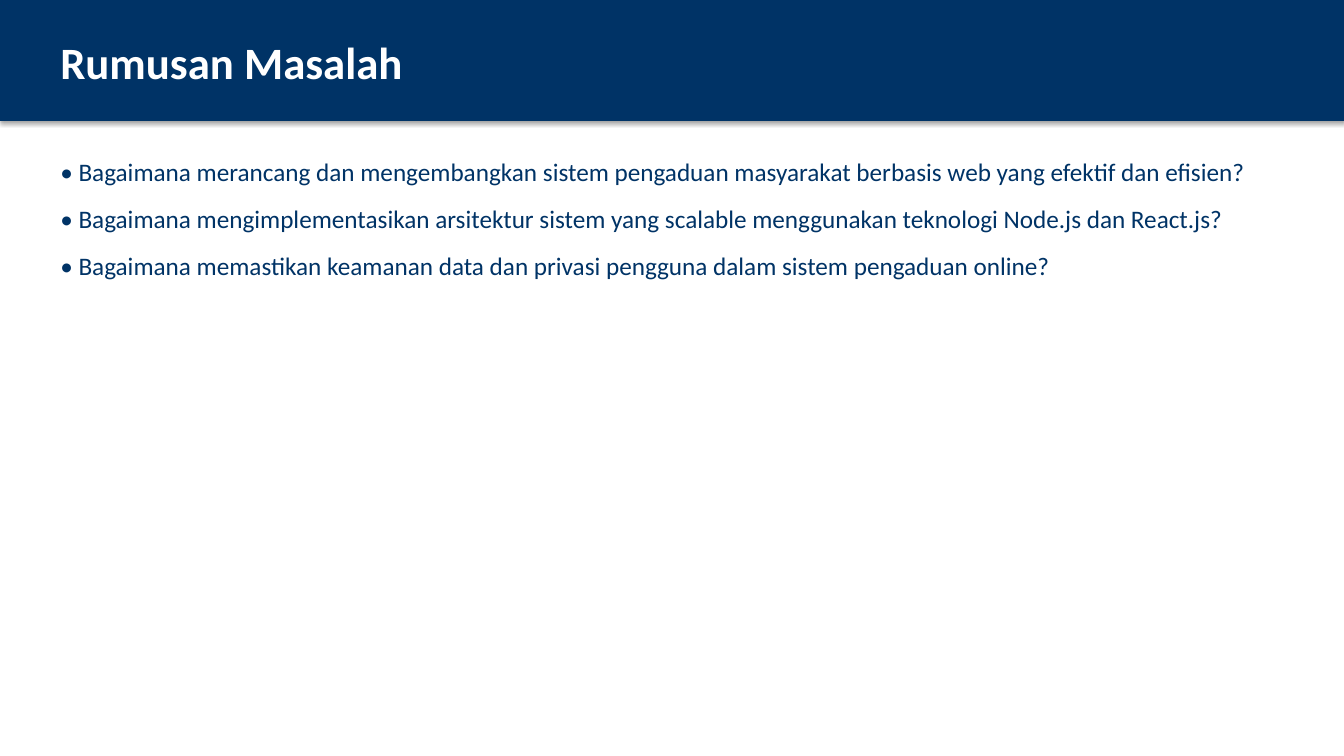
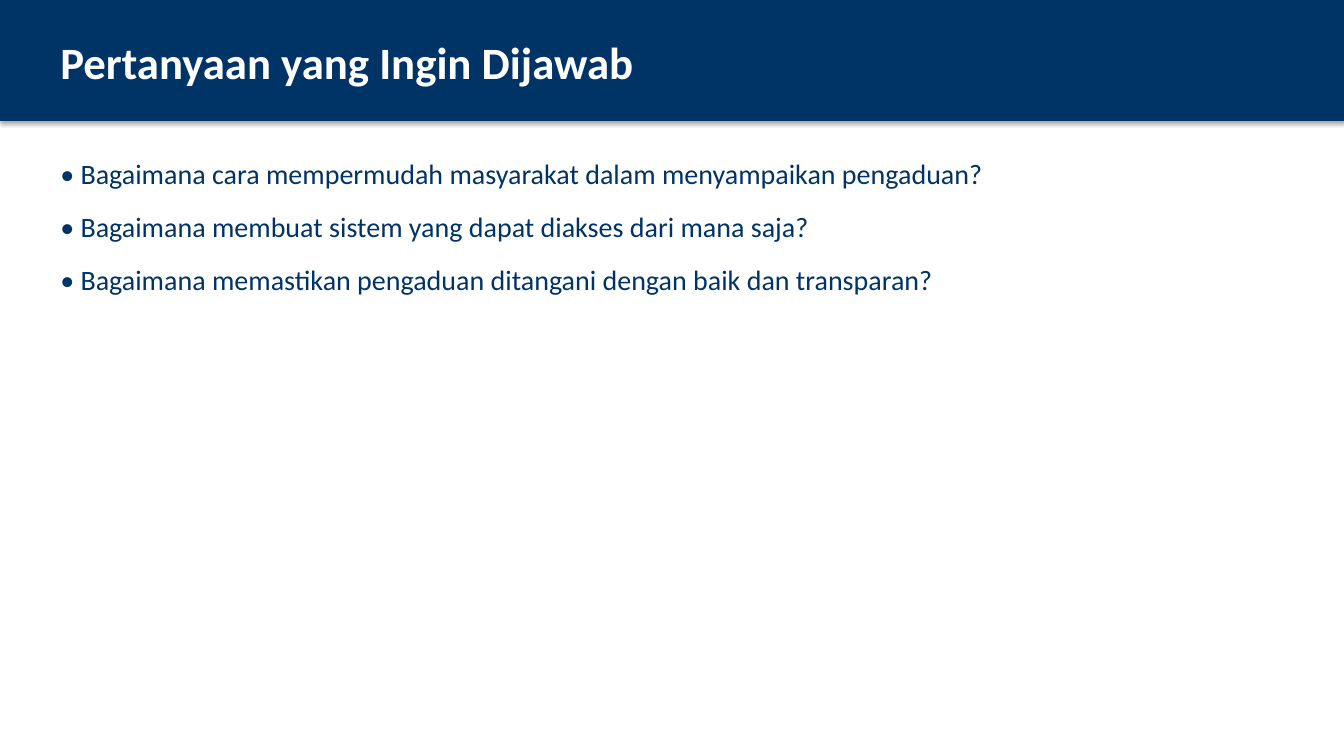
Before and after one commit to irfan-ghzl/CRM, a slide deck: slide 6 of PRESENTASI_SISTEM_PENGADUAN_MASYARAKAT.pptx. Drawn at 1344x756 pixels with LibreOffice and Linux fonts; fonts in the diff are those of the drawing. Boxes give left, top, right and bottom in pixels: in the first picture for what was removed or moved away, otherwise in the second. Text is boxed around its words. In the diff, an @@ line names an element or a change of style, - is before the commit and + after.

```diff
--- a/PRESENTASI_SISTEM_PENGADUAN_MASYARAKAT.pptx
+++ b/PRESENTASI_SISTEM_PENGADUAN_MASYARAKAT.pptx
@@ text at <box>60,47,633,87</box>: text changed @@
-Rumusan Masalah
+Pertanyaan yang Ingin Dijawab
@@ text at <box>81,164,982,295</box>: text changed; size 18 to 20 pt @@
-• Bagaimana merancang dan mengembangkan sistem pengaduan masyarakat berbasis web yang efektif dan efisien?
-• Bagaimana mengimplementasikan arsitektur sistem yang scalable menggunakan teknologi Node.js dan React.js?
-• Bagaimana memastikan keamanan data dan privasi pengguna dalam sistem pengaduan online?
+• Bagaimana cara mempermudah masyarakat dalam menyampaikan pengaduan?
+• Bagaimana membuat sistem yang dapat diakses dari mana saja?
+• Bagaimana memastikan pengaduan ditangani dengan baik dan transparan?
```
Also in this commit, not shown: 14 other slides changed, 5 slides added, 5 slides removed.
